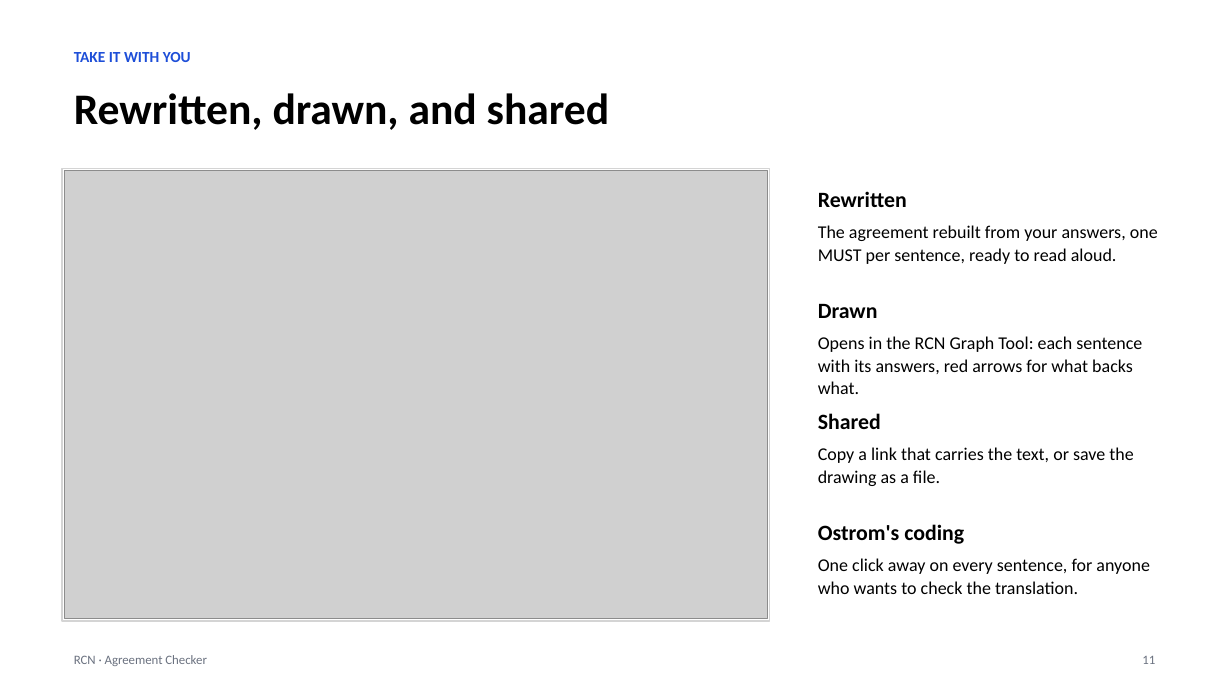
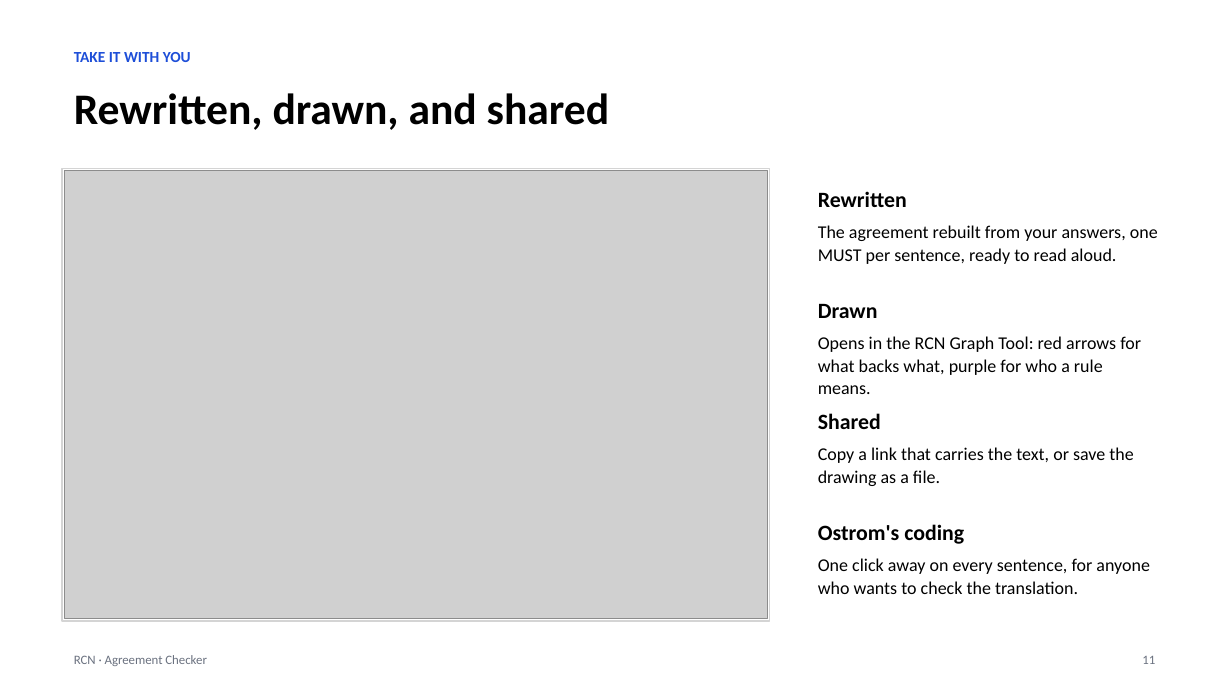
Before and after one commit to marpie1/rcn, a slide deck: slide 11 of tools/rcn-agreement-checker-intro.pptx. Drawn at 1232x693 pixels with LibreOffice and Linux fonts; fonts in the diff are those of the drawing; grey boxes stand for pictures. Boxes give left, top, right and bottom in pixels: in the first picture for what was removed or moved away, otherwise in the second. Text is boxed around its words. In the diff, an @@ line names an element or a change of style, - is before the commit and + after.

```diff
--- a/tools/rcn-agreement-checker-intro.pptx
+++ b/tools/rcn-agreement-checker-intro.pptx
@@ text at (818, 336, 1141, 394): text changed @@
-Opens in the RCN Graph Tool: each sentence with its answers, red arrows for what backs what.
+Opens in the RCN Graph Tool: red arrows for what backs what, purple for who a rule means.
```
Also in this commit, not shown: 5 other files.
